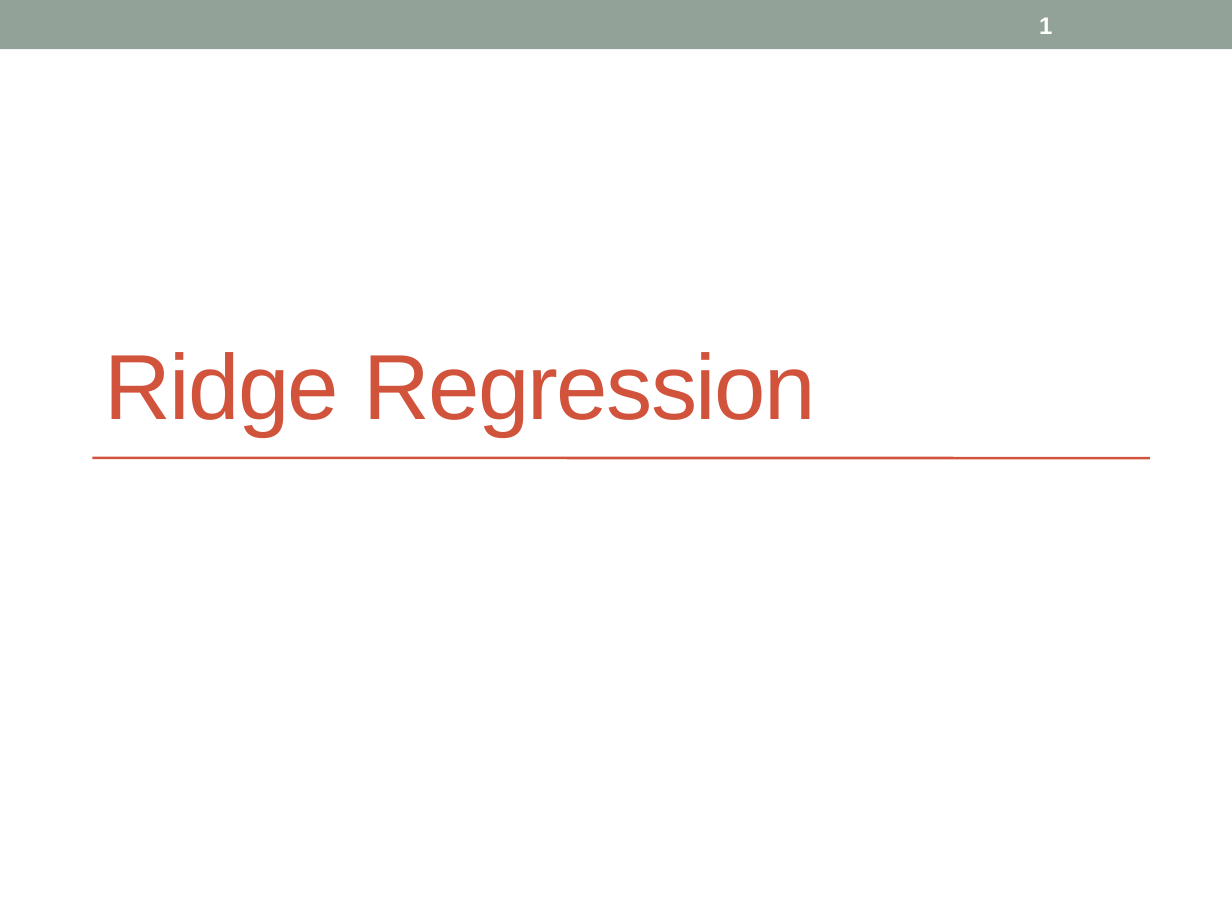
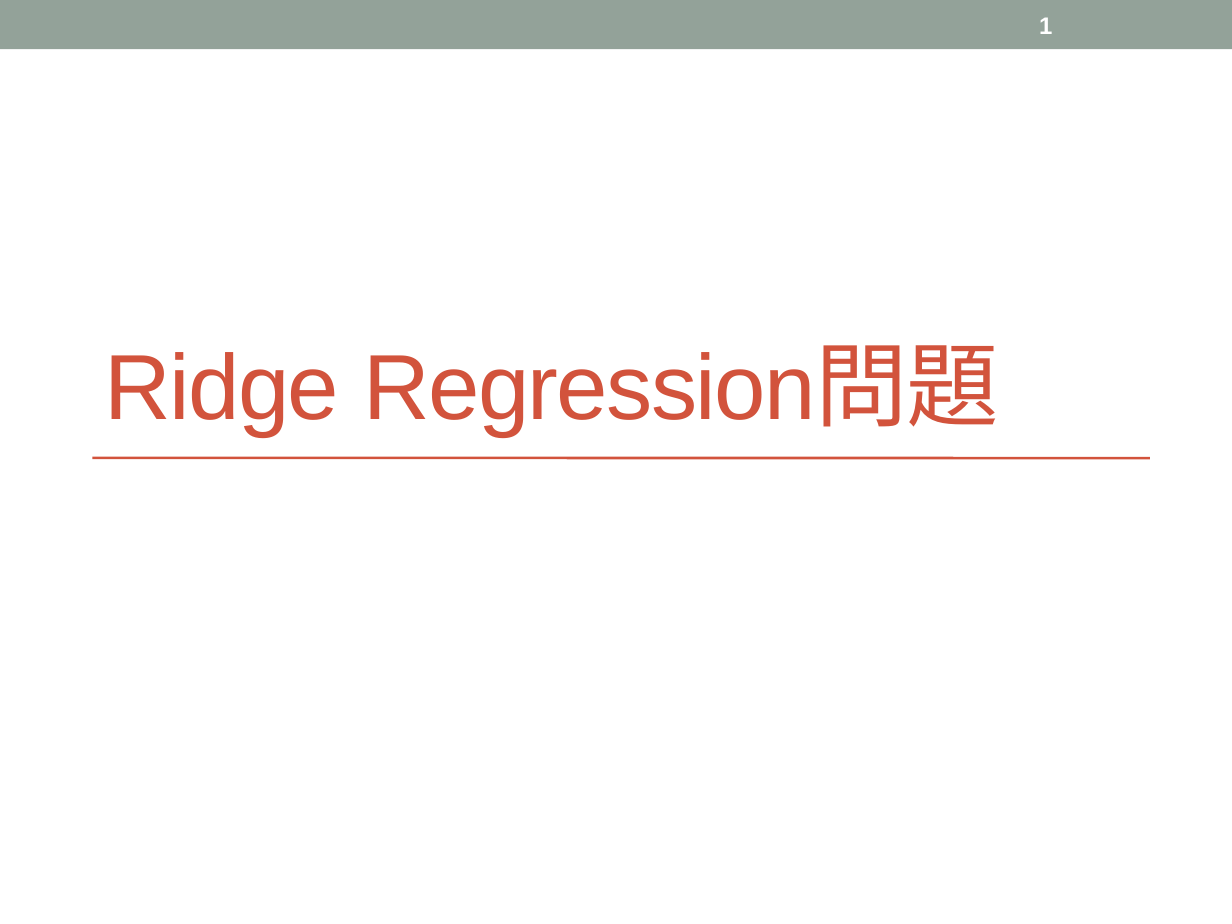
Before and after one commit to topse2018-kaggle/team, a slide deck: slide 1 of kanzaki/Assignment/Ridge問題.pptx. Drawn at 1232x924 pixels with LibreOffice and Linux fonts; fonts in the diff are those of the drawing. Boxes give left, top, right and bottom in pixels: in the first picture for what was removed or moved away, otherwise in the second. Text is boxed around its words. In the diff, an @@ line names an element or a change of style, - is before the commit and + after.

```diff
--- a/kanzaki/Assignment/Ridge問題.pptx
+++ b/kanzaki/Assignment/Ridge問題.pptx
@@ title at [105,346,998,436]: text changed @@
-Ridge Regression
+Ridge Regression問題
```
Also in this commit, not shown: 2 other files.
